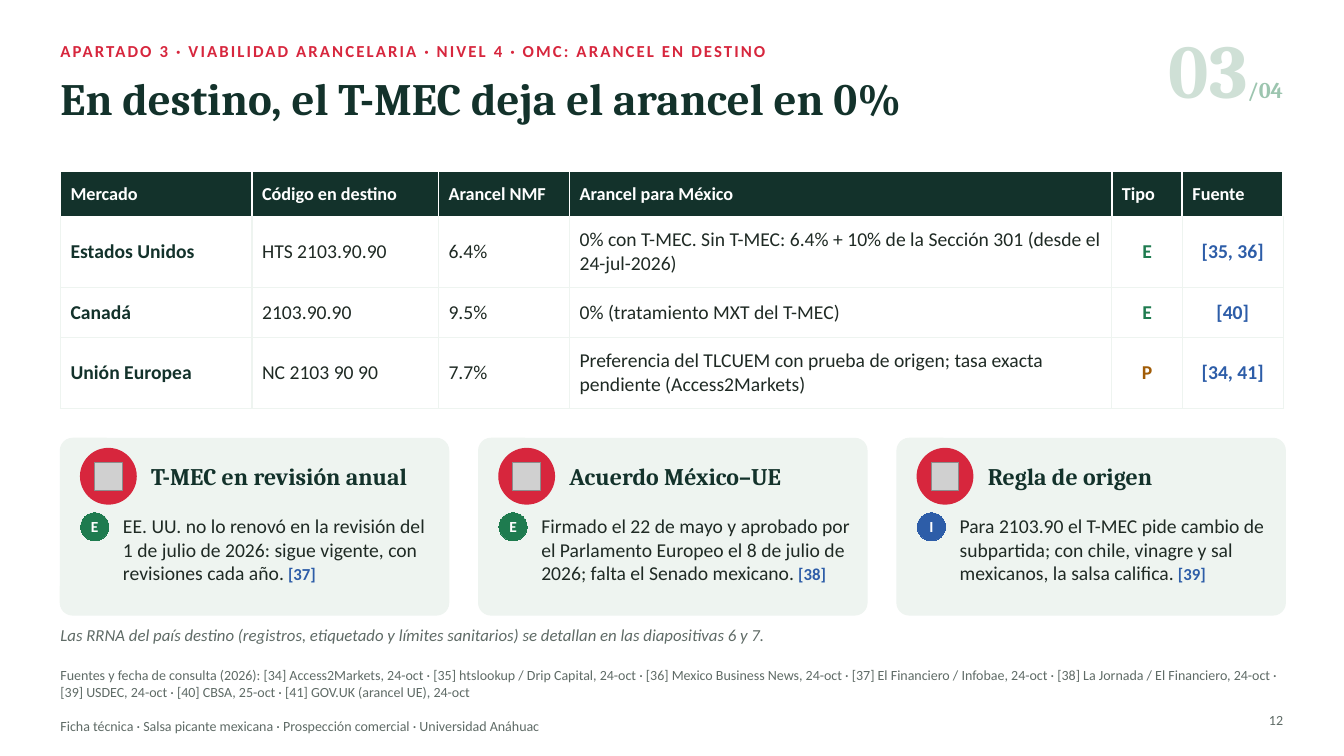
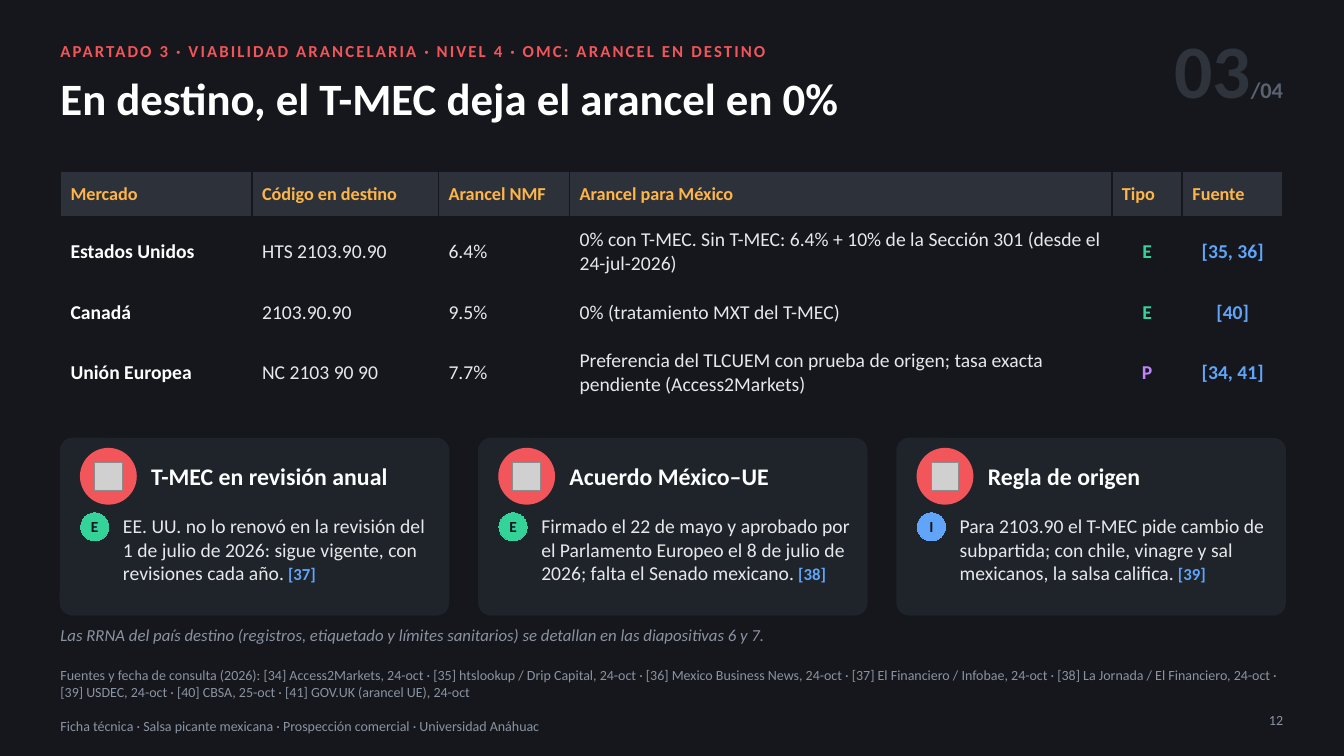
Before and after one commit to psiantonioochoa-design/Arquitectura, a slide deck: slide 12 of comercio-exterior/Ficha técnica · Salsa picante · Viabilidad arancelaria y de mercado.pptx. Drawn at 1344x756 pixels with LibreOffice and Linux fonts; fonts in the diff are those of the drawing; grey boxes stand for pictures. Boxes give left, top, right and bottom in pixels: in the first picture for what was removed or moved away, otherwise in the second. Text is boxed around its words. In the diff, an @@ line names an element or a change of style, - is before the commit and + after.

```diff
--- a/comercio-exterior/Ficha técnica · Salsa picante · Viabilidad arancelaria y de mercado.pptx
+++ b/comercio-exterior/Ficha técnica · Salsa picante · Viabilidad arancelaria y de mercado.pptx
@@ background #FFFFFF to #15171C @@
@@ text "03/04" at [1174, 27, 1283, 119]: font Cambria to Calibri; text colour #CFE0D6 to #2E333C, text colour #9CC5AF to #5A6270 in "03/04" @@
@@ text "APARTADO 3 · VIABILIDAD ARANCELARIA ..." at [160, 46, 502, 57]: text colour #D7263D to #F2555A @@
@@ table at [60, 171, 1284, 398] @@
@@ fill #13322B to #2C313A in row 1 @@
@@ text colour #FFFFFF to #FFB547 in "Mercado", "Código en destino", "Arancel NMF", "Arancel para México" and 2 more places @@
@@ text colour #13322B to #FFFFFF in "Estados Unidos", "Canadá", "Unión Europea" @@
@@ text colour #1F2A24 to #E6E8EB in "HTS 2103.90.90", "6.4%", "0% con T-MEC. Sin T-MEC: 6.4% + ...", "2103.90.90" and 5 more places @@
@@ text colour #1E7B4F to #34D399 in "E", "E" @@
@@ text colour #2D5DA8 to #60A5FA in "[35, 36]", "[40]", "[34, 41]" @@
@@ text colour #A15C07 to #C084FC in "P" @@
@@ borders changed @@
@@ fill #EEF4F0 to #1F232A; outline #EEF4F0 1 pt to #1F232A 1 pt in 3 elements at [60, 439, 449, 615], [479, 439, 867, 615], [897, 439, 1286, 615] @@
@@ fill #D7263D to #F2555A; outline #D7263D 1 pt to #F2555A 1 pt in 3 elements at [81, 449, 136, 504], [499, 449, 555, 504], [918, 449, 973, 504] @@
@@ font Cambria to Calibri, text colour #13322B to #FFFFFF in 4 elements at [60, 83, 838, 123], [151, 468, 387, 485], [569, 468, 769, 485], [988, 468, 1140, 489] @@
@@ ellipse "E" at [81, 513, 109, 541]: text colour #FFFFFF to #15171C; fill #1E7B4F to #34D399; outline #1E7B4F 0.75 pt to #34D399 0.75 pt @@
@@ text "EE. UU. no lo renovó ..." at [123, 519, 425, 583]: text colour #1F2A24 to #E6E8EB; text colour #2D5DA8 to #60A5FA in "[37]" @@
@@ ellipse "E" at [499, 513, 527, 541]: text colour #FFFFFF to #15171C; fill #1E7B4F to #34D399; outline #1E7B4F 0.75 pt to #34D399 0.75 pt @@
@@ text "Firmado el 22 de mayo ..." at [541, 519, 849, 583]: text colour #1F2A24 to #E6E8EB; text colour #2D5DA8 to #60A5FA in "[38]" @@
@@ ellipse "I" at [918, 513, 946, 541]: text colour #FFFFFF to #15171C; fill #2D5DA8 to #60A5FA; outline #2D5DA8 0.75 pt to #60A5FA 0.75 pt @@
@@ text "Para 2103.90 el T-MEC pide ..." at [960, 519, 1264, 583]: text colour #1F2A24 to #E6E8EB; text colour #2D5DA8 to #60A5FA in "[39]" @@
@@ text colour #5F6B66 to #8B93A1 in 4 elements at [60, 629, 764, 644], [60, 670, 1270, 699], [1269, 716, 1283, 725], [60, 721, 539, 733] @@
```
Also in this commit, not shown: 23 other slides changed, 1 other file.
